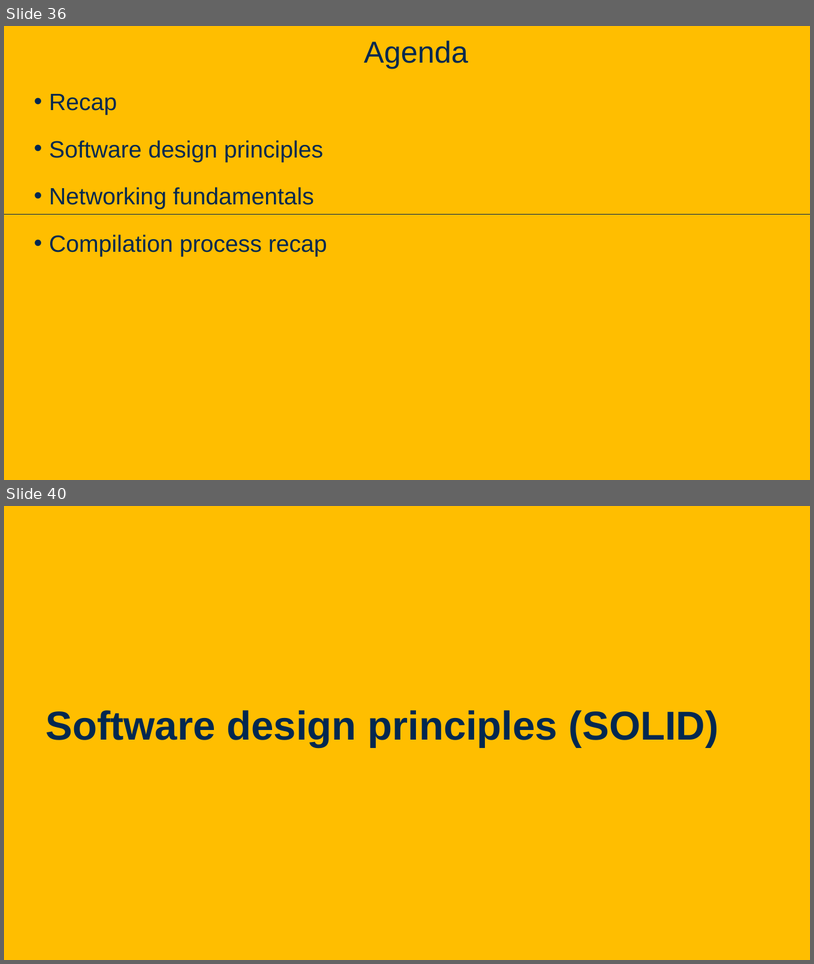
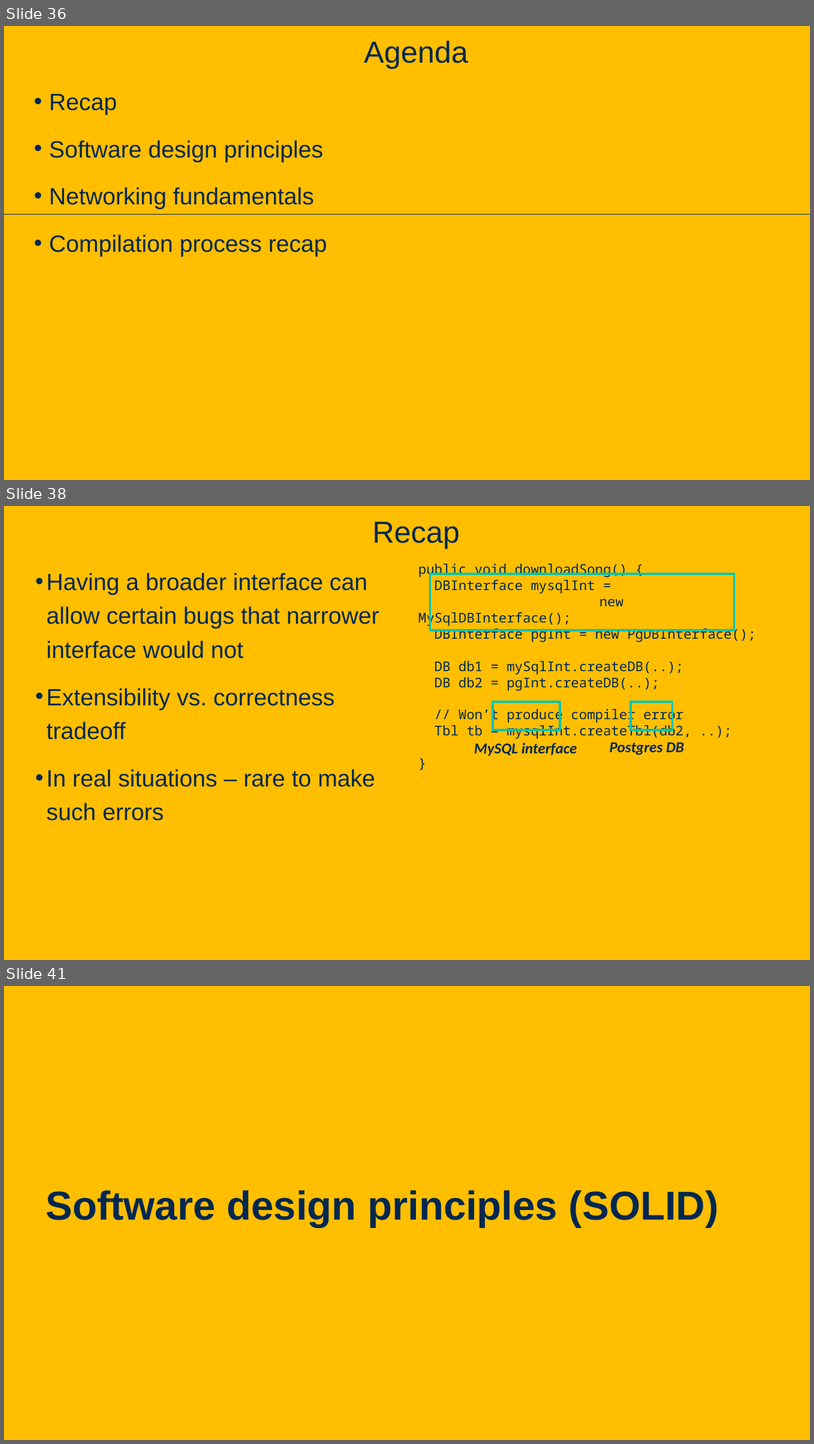
Before and after one commit to davsec-teaching/ecs160-f25, a slide deck: slides/2_oo_background.pptx. Shown one above the other, each under a label of ours: slides 36 and 40 before the commit, slides 36, 38 and 41 after it; the slides between them are not shown. The pictures are 814x964 and 814x1444 pixels, drawn with LibreOffice and Linux fonts; fonts in the diff are those of the drawing; background and template pictures are left out. Boxes give left, top, right and bottom in pixels: in the first picture for what was removed or moved away, otherwise in the second. Text is boxed around its words. In the diff, an @@ line names an element or a change of style, - is before the commit and + after.

```diff
--- a/slides/2_oo_background.pptx
+++ b/slides/2_oo_background.pptx
@@ slide 38 added at [4,506,810,960], background picture (left out) @@
@@ title added at [372,522,460,549], 36 pt, text #022850 @@
+Recap
@@ text added at [47,573,380,820], 28 pt, text #022850 @@
+• Having a broader interface can allow certain bugs that narrower interface would not
+• Extensibility vs. correctness tradeoff
+• In real situations – rare to make such errors
@@ text added at [419,564,756,739], 16 pt, text #022850 @@
+public void downloadSong() {
+DBInterface mysqlInt =
+new MySqlDBInterface();
+DBInterface pgInt = new PgDBInterface();
+DB db1 = mySqlInt.createDB(..);
+DB db2 = pgInt.createDB(..);
+// Won’t produce compiler error
+Tbl tb = mysqlInt.createTbl(db2, ..);
+}
@@ rectangle added at [431,574,735,630], outline #00C4B2 2.5 pt @@
@@ rectangle added at [493,702,560,730], outline #00C4B2 2.5 pt @@
@@ rectangle added at [632,702,673,730], outline #00C4B2 2.5 pt @@
@@ text added at [474,742,578,756], 18 pt, text #022850, bold, italic @@
+MySQL interface
@@ text added at [610,742,684,755], 18 pt, text #022850, bold, italic @@
+Postgres DB
@@ what was slide 40 is now slide 41 @@
```
Also in this commit, not shown: 5 slides changed, 1 other file.
